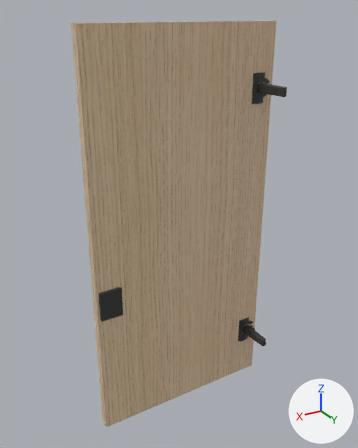
Renders of the glTF model 2025-284-C01-Vitrineskap/sim/Benk_D_dor_venstre.glb from each side of a commit.
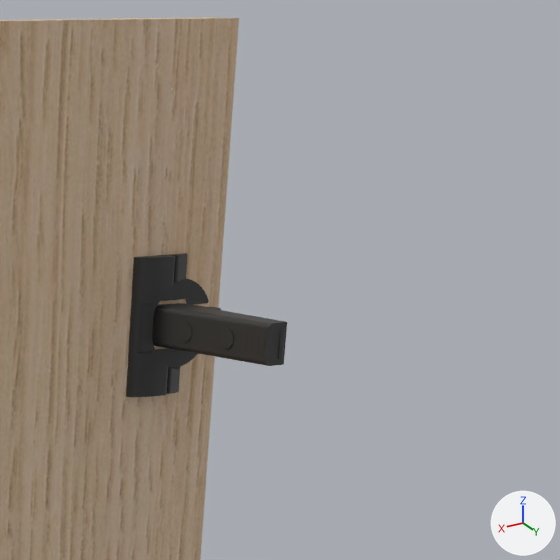
The first picture shows the older version from a camera (50 mm lens) standing at (3221.0, 186.0, 896.0) and looking at (2755.0, -590.0, 508.0). The close-ups show the older and then the newer version on the part from 63% to 97% of the width and 4% to 31% of the height of that picture. Only the edits that show in the close-ups are written down. The lights are fixed; the arrows at lower right show +X, +Y and +Z.

The scene before the commit, as lines of its bpy script (objects in view):
```python
me_blum_71b3590 = bpy.data.meshes.new('BLUM_71B3590')
me_blum_71b3590.from_pydata(...)  # 1701 vertices, 3386 faces; spans x -31.9..10.4, y -28.5..28.5, z -51.3..29.4
me_blum_71b3590.materials.append(mat_beslag_sort)  # dark grey #3f3f3f
me_mesh_0 = bpy.data.meshes.new('Mesh_0')
me_mesh_0.from_pydata(...)  # a box spanning x 2548.0..2941.0, y -600.0..-581.0, z 82.0..878.0, material slot 0; a box spanning x 2892.0..2910.0, y -625.0..-600.0, z 790.0..810.0, material slot 1; a box spanning x 2891.0..2936.0, y -581.0..-575.0, z 350.0..410.0, material slot 1
me_mesh_0.materials.append(mat_eik_eik_1_5___hvitpigmentert)  # picture img_image_0
me_mesh_0.materials.append(mat_beslag_sort)  # dark grey #3f3f3f
ob_2025_284_vitrineskap = bpy.data.objects.new('2025-284 Vitrineskap', me_mesh_0)
ob_2025_284_vitrineskap.location = (0.0, 0.0, 0.0)
ob_benk_d_dør_venstre_hengsel_z758_blum_71b3590 = bpy.data.objects.new('Benk D dør venstre hengsel z758 Blum 71B3590', me_blum_71b3590)
ob_benk_d_dør_venstre_hengsel_z758_blum_71b3590.location = (2564.0, -542.7, 758.5)
ob_benk_d_dør_venstre_hengsel_z758_blum_71b3590.rotation_euler = (1.571, 0.0, 3.142)  # degrees (90, 0, 180)
```
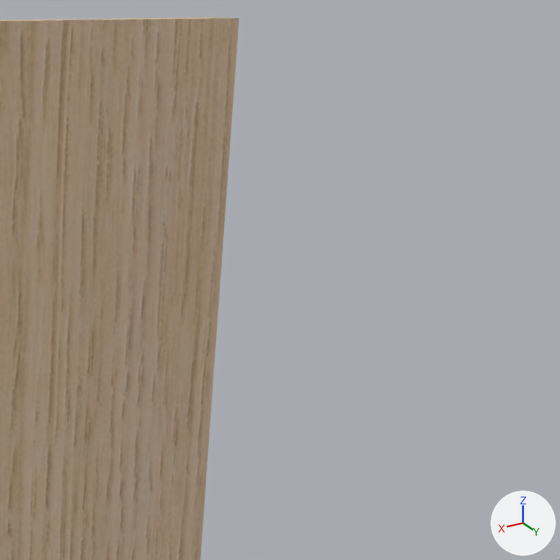
What changed in the scene script:
```text
Remove ob_benk_d_dør_venstre_hengsel_z758_blum_71b3590:
    ob_benk_d_dør_venstre_hengsel_z758_blum_71b3590 = bpy.data.objects.new('Benk D dør venstre hengsel z758 Blum 71B3590', me_blum_71b3590)
    ob_benk_d_dør_venstre_hengsel_z758_blum_71b3590.location = (2564.0, -542.7, 758.5)
    ob_benk_d_dør_venstre_hengsel_z758_blum_71b3590.rotation_euler = (1.571, 0.0, 3.142)  # degrees (90, 0, 180)
```

Where the change shows, as pixel boxes [x1, y1, x2, y2] in the close-ups (560 x 560 px):
'Benk D dør venstre hengsel z758 Blum 71B3590', deleted: before [126, 253, 287, 397]
